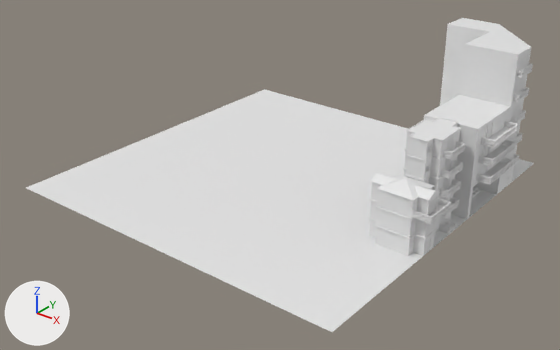
Two versions of the Blender file Diseños con medids reales/edificios.blend, one commit apart.
Both versions are drawn from a camera (50 mm lens) standing at (118.9, -152.4, 93.6) and looking at (4.2, -8.9, 4.7). Lighting does not change. The marker at lower left points along +X, +Y and +Z.

The first picture shows 'Plane', 'building_002', 'building_003', 'building_004', 'building_005'.
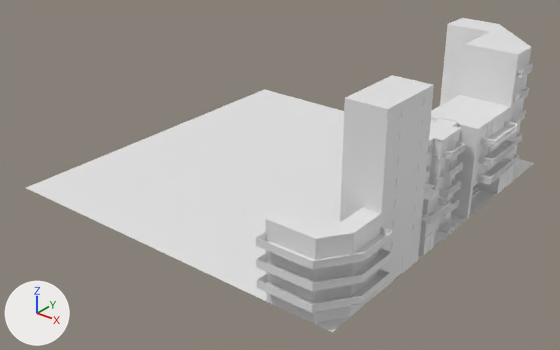
Boxes (x1, y1, x2, y2) around the edits, measured in the pictures (560 x 350 px):
'building_006', added: after (340, 75, 434, 295)
'building_007', added: after (256, 207, 393, 324)
'building_003', unchanged, covered by the edit: before (369, 173, 451, 256); after (419, 183, 451, 256)

What changed in the scene script:
```text
Add me_building_007_mesh:
    me_building_007_mesh.from_pydata(...)  # 941 vertices, 571 faces; spans x -14.4..5.2, y -9.2..9.8, z 0.0..19.5
Add me_building_006_mesh:
    me_building_006_mesh.from_pydata(...)  # 306 vertices, 235 faces; spans x -2.2..2.2, y -3.9..3.9, z 0.0..41.6
Add ob_building_007:
    ob_building_007 = bpy.data.objects.new('building_007', me_building_007_mesh)
    ob_building_007.location = (47.8, -43.8, 0.0)
Add ob_building_006:
    ob_building_006 = bpy.data.objects.new('building_006', me_building_006_mesh)
    ob_building_006.location = (45.1, -25.2, 0.0)
    ob_building_006.scale = (2.23, 2.23, 1.0)
```
